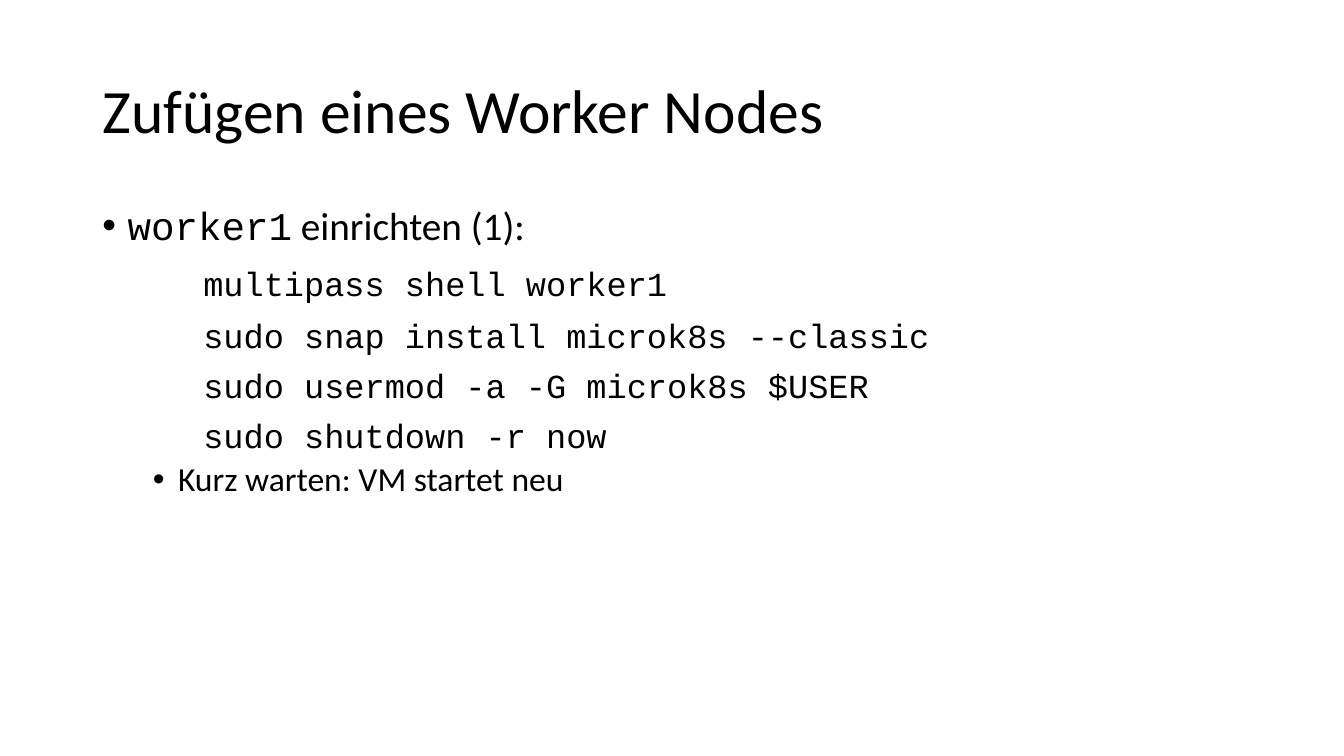
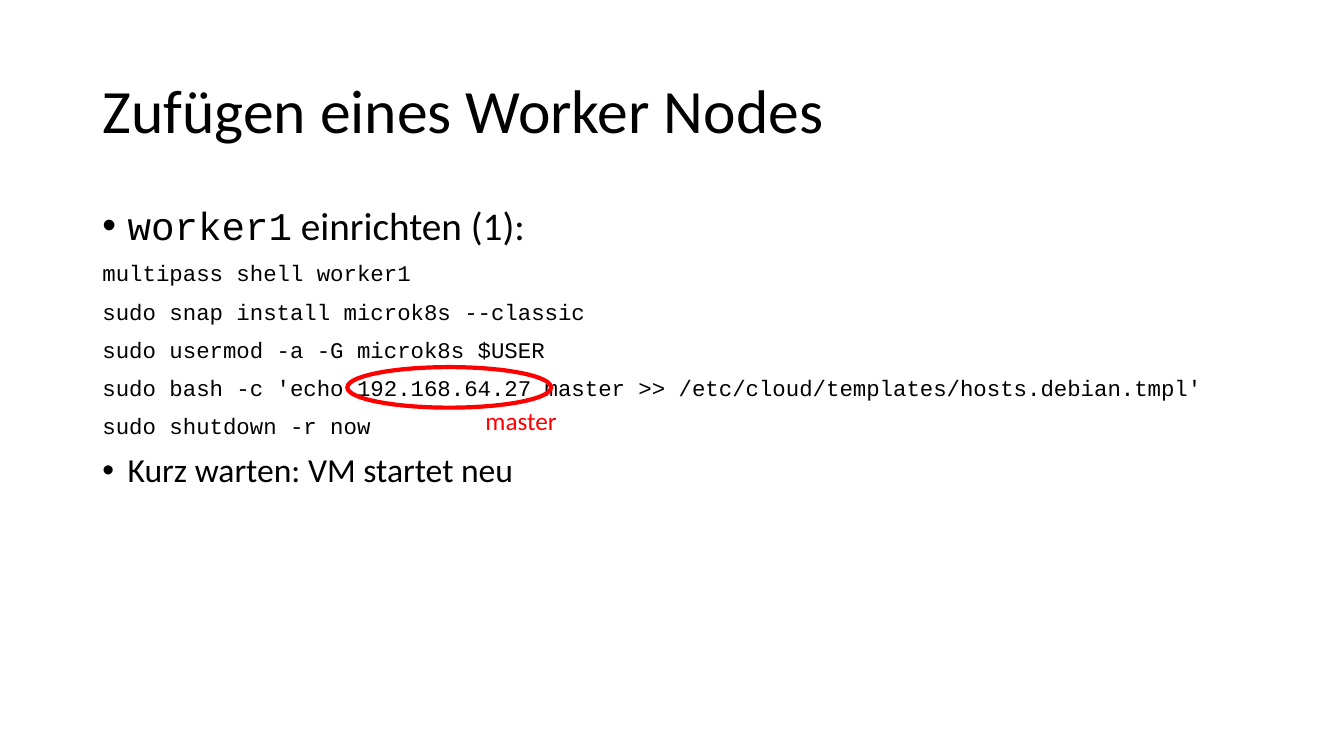
Before and after one commit to igeldo/PR4-SoSe23, a slide deck: slide 18 of sample/kubernetes/Bring your own device - Teil 1.pptx. Drawn at 1344x756 pixels with LibreOffice and Linux fonts; fonts in the diff are those of the drawing. Boxes give left, top, right and bottom in pixels: in the first picture for what was removed or moved away, otherwise in the second. Text is boxed around its words. In the diff, an @@ line names an element or a change of style, - is before the commit and + after.

```diff
--- a/sample/kubernetes/Bring your own device - Teil 1.pptx
+++ b/sample/kubernetes/Bring your own device - Teil 1.pptx
@@ text at (x1=102, y1=265, x2=585, y2=483): size 24 to 16 pt in "multipass shell worker1", "sudo snap install microk8s --classic", "sudo usermod -a -G microk8s $USER", "sudo shutdown -r now"; list level 2 to 1 in "Kurz warten: VM startet neu" @@
@@ text at (x1=102, y1=380, x2=1202, y2=403): paragraph added @@
+sudo bash -c 'echo 192.168.64.27 master >> /etc/cloud/templates/hosts.debian.tmpl'
@@ ellipse added at (x1=348, y1=367, x2=552, y2=407), outline #FF0000 3 pt @@
@@ text added at (x1=485, y1=414, x2=556, y2=431), 18 pt, text #FF0000 @@
+master
```
Also in this commit, not shown: 7 other slides changed, 1 other file.
